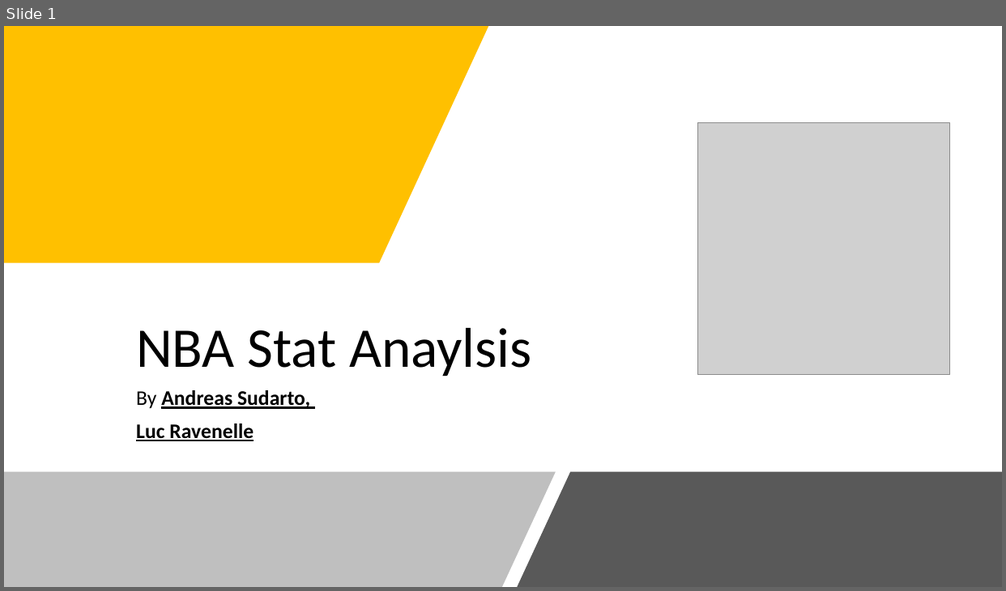
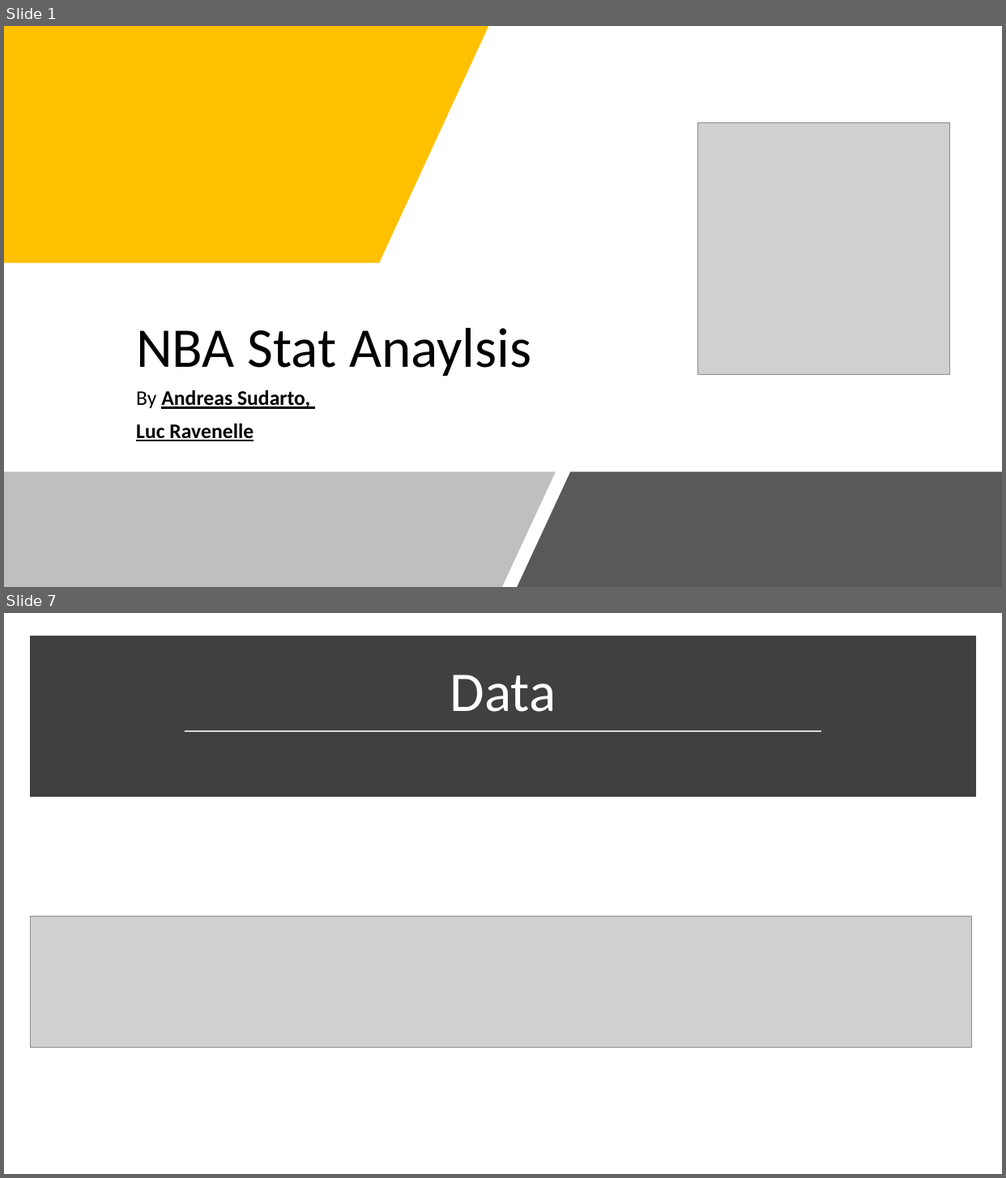
Before and after one commit to ab116893/it630_final_project, a slide deck: NBA Stat Anaylsis.pptx. Shown one above the other, each under a label of ours: slide 1 before the commit, slides 1 and 7 after it; the slides between them are not shown. The pictures are 1006x591 and 1006x1178 pixels, drawn with LibreOffice and Linux fonts; fonts in the diff are those of the drawing; grey boxes stand for pictures. Boxes give left, top, right and bottom in pixels: in the first picture for what was removed or moved away, otherwise in the second. Text is boxed around its words. In the diff, an @@ line names an element or a change of style, - is before the commit and + after.

```diff
--- a/NBA Stat Anaylsis.pptx
+++ b/NBA Stat Anaylsis.pptx
@@ slide 7 added at (4,613,1002,1174), background #FFFFFF @@
@@ rectangle added at (35,641,971,793), fill #404040, outline #404040 10 pt @@
@@ title added at (450,675,556,712), 54 pt, text #FFFFFF @@
+Data
@@ line added from (185, 731) to (821, 731), #D9D9D9 1.75 pt @@
@@ picture added at (30,916,971,1048) @@
```
Also in this commit, not shown: 5 other slides added, 4 slides removed.
